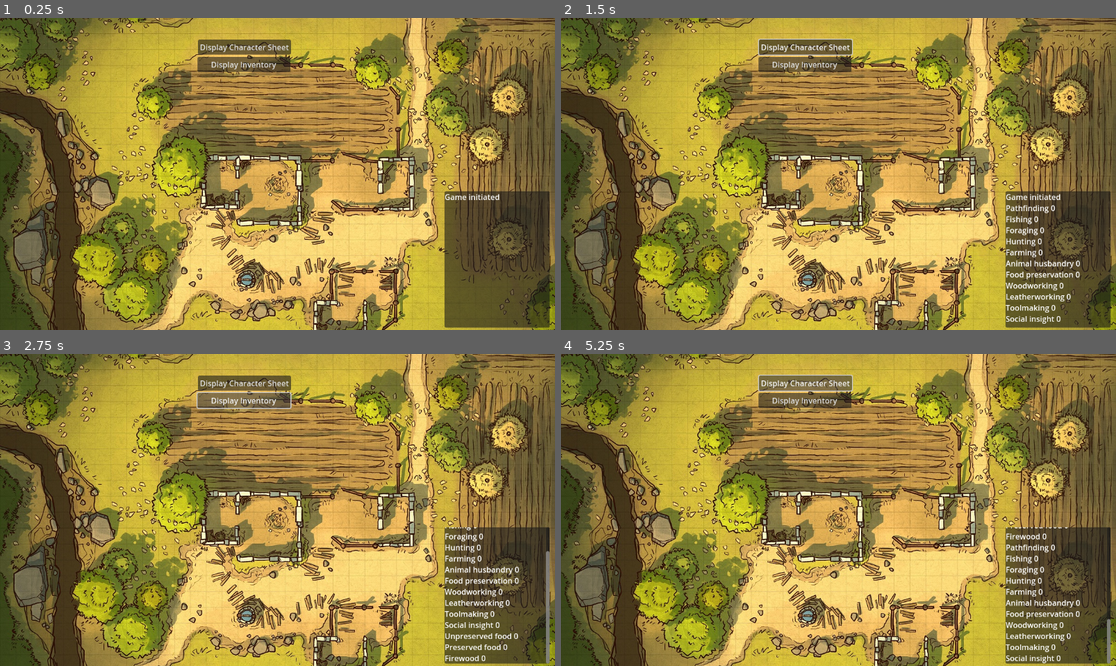
Above: before the commit, frames 1-4 (two rows, left to right).
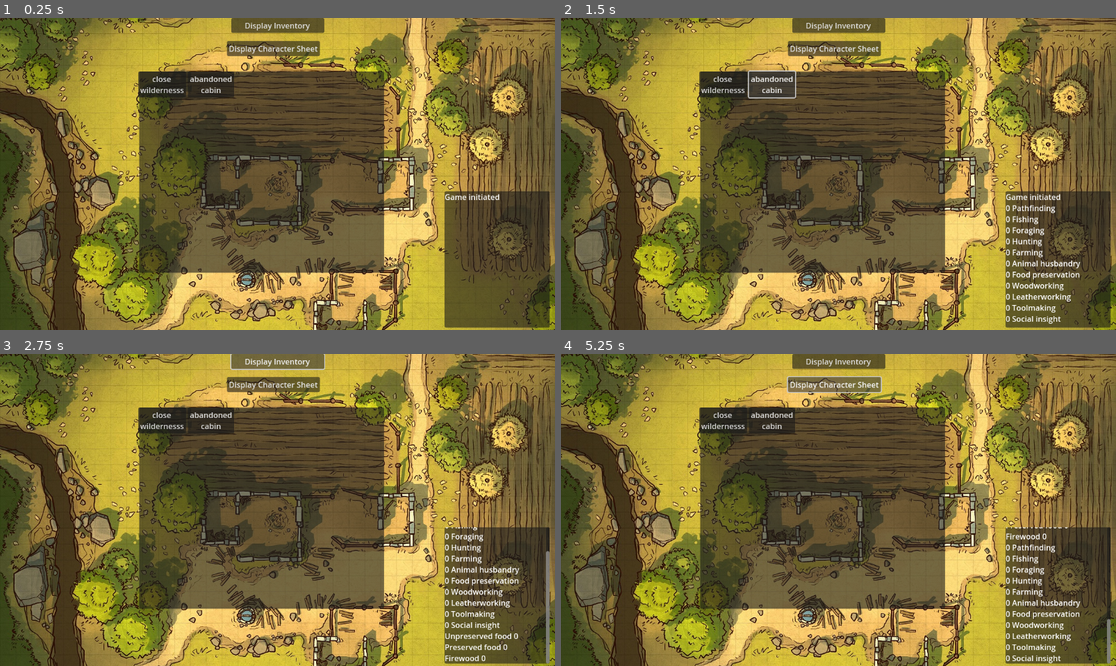
Above: after the commit, the same moments.

Repository: Cablefish1/SurvivalSim
Game: Godot game, scene res://main_game_object.tscn
The game is run twice, just before and just after one commit, with the same random seed, the same clock (stepped at 60 frames per second) and the same inputs.
Inputs (mouse positions are in pixels of both pictures, inside the frame that each line leads up to):
- Up to frame 1 (0.25 s): no input
- Up to frame 2 (1.5 s): click "Display Character Sheet" at 0.5 s; click (771, 83) at 1.25 s, where only the run after the commit has a clickable "abandoned cabin"
- Up to frame 3 (2.75 s): click "Display Inventory" at 2 s
- Up to frame 4 (5.25 s): click "Display Character Sheet" at 2.75 s; click "Display Inventory" at 3.5 s; click (771, 419) at 4.25 s, where only the run after the commit has a clickable "abandoned cabin"; click "Display Character Sheet" at 5 s

The runs differ from the first frame. In frame 1, 30% of the frame differs, in the area x 24-70%, y 0-82%; in frame 2, 31%; in frame 3, 31%; in frame 4, 31%, in the area x 24-94%, y 0-100%.

Commit message:
Implementations
Skill rolling system
Buttons as base for exploration

Diff:
--- a/PlayerData.gd
+++ b/PlayerData.gd
@@ -1,4 +1,8 @@
 extends Node
+
+@onready var dicebag = Dicebag.new()
+
+@onready var storyteller = $"../StorytellerPanel/Storyteller"
 
 
 @export var skills : Dictionary = {
@@ -22,4 +26,50 @@
 
 }
 
+@export var unexplored_close_tiles : Dictionary = {
+	1 : "fish",
+	2 : "fish",
+	3 : "game",
+	4 : "game",
+	5 : "berries",
+	6 : "berries",
+	7 : "nothing",
+	8 : "nothing"
+}
+
+
 @export var health : int = 10
+
+@export var hour : int = 0
+@export var day : int = 0
+
+
+
+func skill_roll(skill_name, target_dc):
+	randomize()
+	if(skills.has(skill_name)):
+		storyteller.add_text("you attempt "+str(skill_name))
+		storyteller.newline()
+		var attempt = dicebag.roll_dice(1, 20)
+		attempt = attempt + skills[skill_name]
+		storyteller.add_text("Your rank in "+str(skill_name)+" is "+str(skills[skill_name]))
+		storyteller.newline()
+		storyteller.add_text("You hit a "+str(attempt)+" versus a target of "+str(target_dc)) #inform the player how close the were
+		storyteller.newline()
+
+		#if the player hits within 2 above or below their target DC they challanged themselves enough to learn something
+		if(attempt >= target_dc - 2 && attempt <= target_dc + 2):
+			storyteller.add_text("Challanging yourself you learned a lot") #output to the player
+			storyteller.newline()
+			skills[skill_name] = skills[skill_name] + 1 #Adds one to the skill rank
+			storyteller.add_text("Your skill is now "+str(skills[skill_name]))
+			storyteller.newline()
+
+		#return whether the skill roll was succesfull or not
+		if(attempt >= target_dc):
+			return true
+		else:
+			return false
+
+
+	print("nonexisting skill")
--- /dev/null
+++ b/close_wilderness.gd
@@ -0,0 +1,61 @@
+extends Button
+
+@onready var dicebag = Dicebag.new()
+@onready var popup = $CloseWildernessPopupMenu
+@onready var storyteller = $"../../../StorytellerPanel/Storyteller"
+@onready var player = $"../../../PlayerDataObject"
+
+
+@export var explored : bool  = false
+@export var resource_count : int = 0
+@export var resource_type : String = ""
+
+
+
+# Called when the node enters the scene tree for the first time.
+func _ready():
+	pass # Replace with function body.
+
+
+# Called every frame. 'delta' is the elapsed time since the previous frame.
+func _process(delta):
+	pass
+
+
+func _on_pressed():
+	popup.show()
+
+func explore():
+	if (explored == true): #should be redundant but nice debug to have
+		storyteller.add_text("ERROR: TRYING TO EXPLORE AN ALREADY EXPLORED TILE")
+		return
+	explored = true
+	popup.clear() #pave the way for new buttons
+	var exploration_roll = dicebag.roll_dice(1, player.unexplored_close_tiles.size(), 0)
+	print("exploration_roll: "+str(exploration_roll))
+	print("resource found: "+str(player.unexplored_close_tiles[exploration_roll])) #roll to figure out ressource type (if any) on explored tile
+	resource_type = player.unexplored_close_tiles[exploration_roll]
+	print(resource_type)
+	if(resource_type == "nothing"):
+		storyteller.add_text("You succesfully search the area \nunfortunately there's nothing to be found")
+		set_text("barren \nwilderness")
+		return
+	resource_count = dicebag.roll_dice(1, 3, 3) #resource amount = 1d3 + 3
+
+
+
+
+
+
+
+
+func _on_close_wilderness_popup_menu_id_pressed(id):
+	if(explored):
+		#do explored logic
+		pass
+	else:
+		if(player.skill_roll("Pathfinding", 12) == true):
+			explore()
+		else:
+			storyteller.add_text("You fail to find anything useful to your survival")
+			storyteller.newline()
--- a/main_game_object.gd
+++ b/main_game_object.gd
@@ -1,6 +1,6 @@
 extends Control
 
-@onready var storyteller = $Panel/Storyteller
+@onready var storyteller = $StorytellerPanel/Storyteller
 @onready var player = $PlayerDataObject
 
 
@@ -23,8 +23,8 @@
 func display_skills():
 	for skill in player.skills:
 		var value = player.skills[skill]
-		storyteller.add_text(str(skill)+str(" "))
-		storyteller.add_text(str(value))
+		storyteller.add_text(str(value)+str(" "))
+		storyteller.add_text(str(skill))
 		storyteller.newline()
 
 
--- a/main_game_object.tscn
+++ b/main_game_object.tscn
@@ -1,8 +1,9 @@
-[gd_scene load_steps=4 format=3 uid="uid://cc2dnfvxi4vg8"]
+[gd_scene load_steps=5 format=3 uid="uid://cc2dnfvxi4vg8"]
 
 [ext_resource type="Texture2D" uid="uid://beoyic83eye0v" path="res://Images/farm map.jpg" id="1_ff7vv"]
 [ext_resource type="Script" path="res://main_game_object.gd" id="1_vlqa0"]
 [ext_resource type="Script" path="res://PlayerData.gd" id="2_flwpm"]
+[ext_resource type="Script" path="res://close_wilderness.gd" id="4_dkom5"]
 
 [node name="MainGameObject" type="Control"]
 layout_mode = 3
@@ -27,14 +28,14 @@
 [node name="PlayerDataObject" type="Node" parent="."]
 script = ExtResource("2_flwpm")
 
-[node name="Panel" type="Panel" parent="."]
+[node name="StorytellerPanel" type="Panel" parent="."]
 layout_mode = 0
 offset_left = 923.0
 offset_top = 360.0
 offset_right = 1141.0
 offset_bottom = 643.0
 
-[node name="Storyteller" type="RichTextLabel" parent="Panel"]
+[node name="Storyteller" type="RichTextLabel" parent="StorytellerPanel"]
 layout_mode = 1
 anchors_preset = 15
 anchor_right = 1.0
@@ -45,19 +46,67 @@
 
 [node name="DisplaySheet" type="Button" parent="."]
 layout_mode = 0
-offset_left = 411.0
-offset_top = 45.0
-offset_right = 604.0
-offset_bottom = 76.0
+offset_left = 471.0
+offset_top = 48.0
+offset_right = 664.0
+offset_bottom = 79.0
 text = "Display Character Sheet"
 
 [node name="DisplayInventory" type="Button" parent="."]
-layout_mode = 0
-offset_left = 410.0
-offset_top = 81.0
-offset_right = 603.0
-offset_bottom = 112.0
+layout_mode = 1
+anchors_preset = 5
+anchor_left = 0.5
+anchor_right = 0.5
+offset_left = -96.5
+offset_right = 96.5
+offset_bottom = 31.0
+grow_horizontal = 2
 text = "Display Inventory"
+
+[node name="SectorMapPanel" type="Panel" parent="."]
+layout_mode = 1
+anchors_preset = 8
+anchor_left = 0.5
+anchor_top = 0.5
+anchor_right = 0.5
+anchor_bottom = 0.5
+offset_left = -287.0
+offset_top = -213.0
+offset_right = 221.0
+offset_bottom = 205.0
+grow_horizontal = 2
+grow_vertical = 2
+
+[node name="GridContainer" type="GridContainer" parent="SectorMapPanel"]
+layout_mode = 1
+anchors_preset = 15
+anchor_right = 1.0
+anchor_bottom = 1.0
+offset_left = -2.0
+offset_right = 1.0
+grow_horizontal = 2
+grow_vertical = 2
+columns = 5
+
+[node name="CloseWildernessButton" type="Button" parent="SectorMapPanel/GridContainer"]
+layout_mode = 2
+text = "close
+wildernesss"
+script = ExtResource("4_dkom5")
+
+[node name="CloseWildernessPopupMenu" type="PopupMenu" parent="SectorMapPanel/GridContainer/CloseWildernessButton"]
+handle_input_locally = false
+size = Vector2i(277, 100)
+item_count = 1
+item_0/text = "Pathfinding: Explore Far Wilderness (2 hours)"
+item_0/id = 0
+
+[node name="HomeCabin" type="Button" parent="SectorMapPanel/GridContainer"]
+layout_mode = 2
+text = "abandoned
+cabin"
 
 [connection signal="pressed" from="DisplaySheet" to="." method="_on_display_sheet_pressed"]
 [connection signal="pressed" from="DisplayInventory" to="." method="_on_display_inventory_pressed"]
+[connection signal="pressed" from="SectorMapPanel/GridContainer/CloseWildernessButton" to="SectorMapPanel/GridContainer/CloseWildernessButton" method="_on_pressed"]
+[connection signal="id_pressed" from="SectorMapPanel/GridContainer/CloseWildernessButton/CloseWildernessPopupMenu" to="SectorMapPanel/GridContainer/CloseWildernessButton" method="_on_close_wilderness_popup_menu_id_pressed"]
